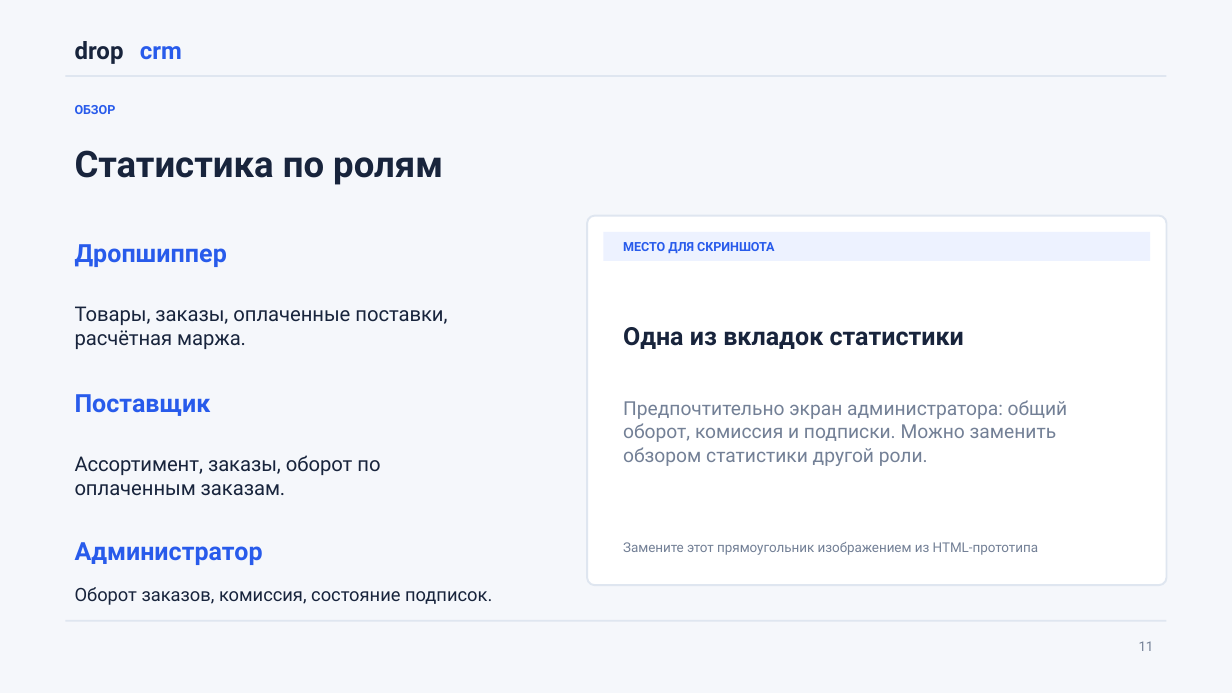
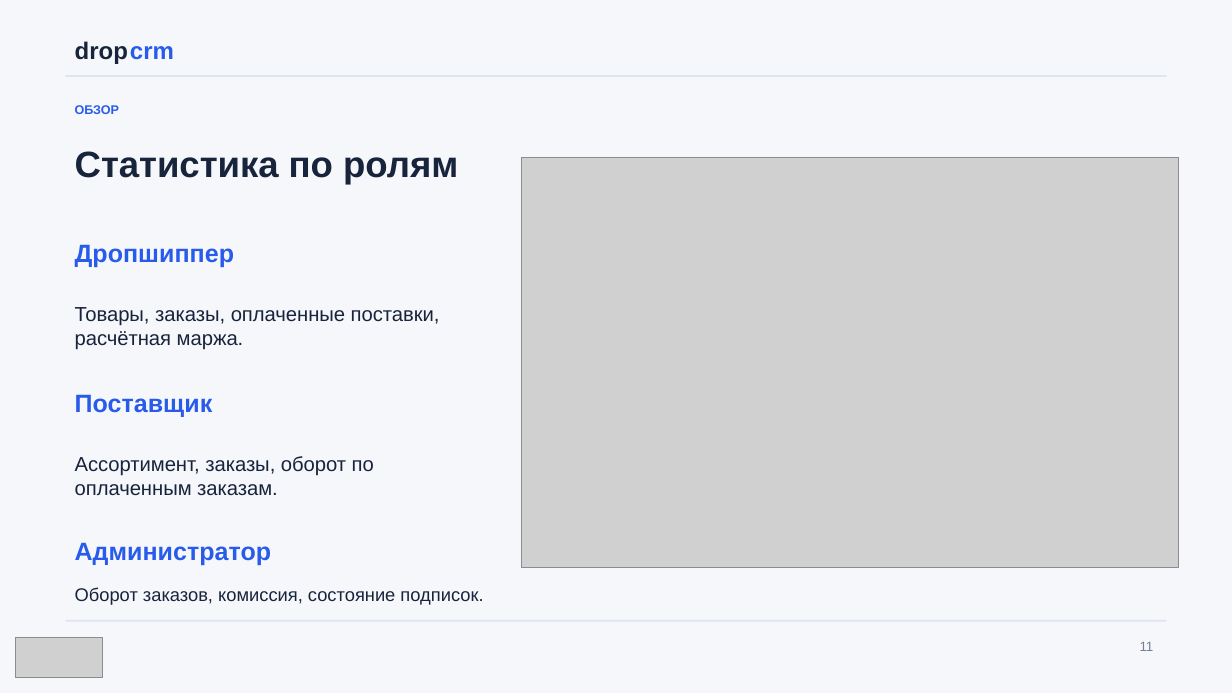
Before and after one commit to wertyqazx/DropCRM, a slide deck: slide 11 of DropCRM_Presentation_2026.pptx. Drawn at 1232x693 pixels with LibreOffice and Linux fonts; fonts in the diff are those of the drawing; grey boxes stand for pictures. Boxes give left, top, right and bottom in pixels: in the first picture for what was removed or moved away, otherwise in the second. Text is boxed around its words. In the diff, an @@ line names an element or a change of style, - is before the commit and + after.

```diff
--- a/DropCRM_Presentation_2026.pptx
+++ b/DropCRM_Presentation_2026.pptx
@@ font Roboto to Arial in 11 elements at bbox=[66, 32, 139, 66], bbox=[75, 105, 119, 114], bbox=[75, 151, 458, 184], bbox=[1140, 642, 1154, 651], bbox=[75, 244, 234, 267], bbox=[75, 307, 440, 350], bbox=[75, 394, 213, 417], bbox=[75, 456, 374, 495], bbox=[75, 542, 271, 565], bbox=[75, 587, 483, 605], bbox=[121, 32, 189, 66] @@
@@ text "crm": place and size @@
-text "crm" at bbox=[140, 46, 182, 60]
+text "crm" at bbox=[121, 32, 189, 66]
@@ picture added at bbox=[521, 157, 1178, 568] @@
@@ rounded rectangle removed at bbox=[587, 215, 1166, 585] @@
@@ rectangle removed at bbox=[604, 232, 1151, 261] @@
@@ text removed at bbox=[623, 242, 774, 253] @@
-МЕСТО ДЛЯ СКРИНШОТА
@@ text removed at bbox=[623, 327, 964, 349] @@
-Одна из вкладок статистики
@@ text removed at bbox=[623, 400, 1068, 466] @@
-Предпочтительно экран администратора: общий оборот, комиссия и подписки. Можно заменить обзором статистики другой роли.
@@ text removed at bbox=[623, 542, 1039, 555] @@
-Замените этот прямоугольник изображением из HTML-прототипа
@@ picture added at bbox=[16, 638, 103, 678] @@
```
Also in this commit, not shown: 16 other slides changed.
